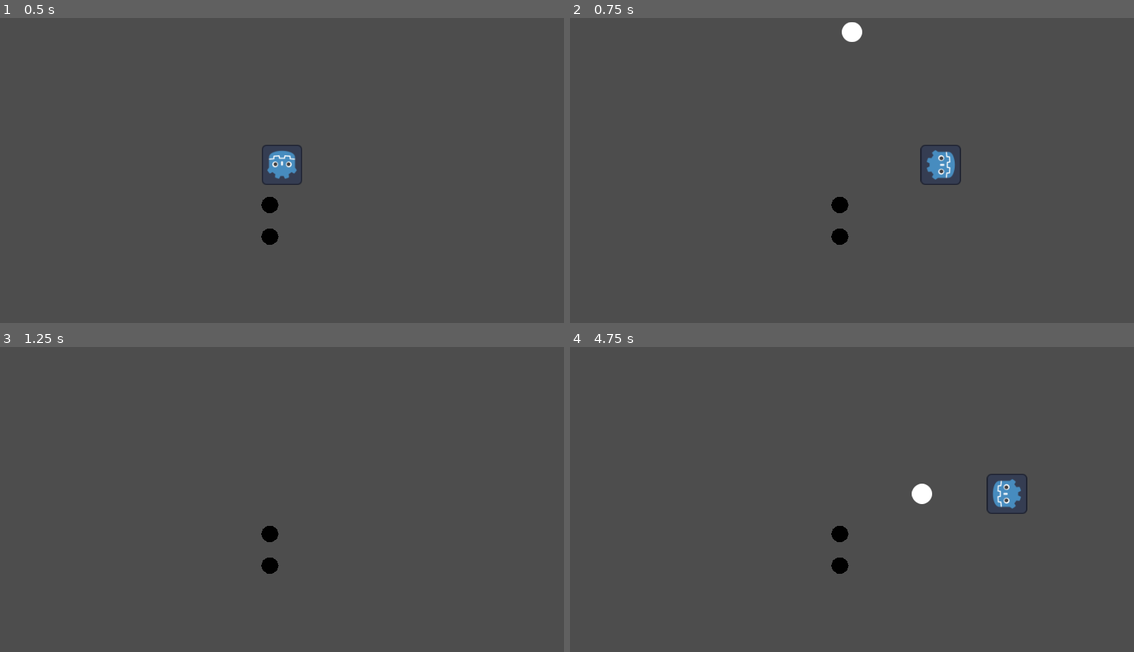
Above: before the commit, frames 1-4 (two rows, left to right).
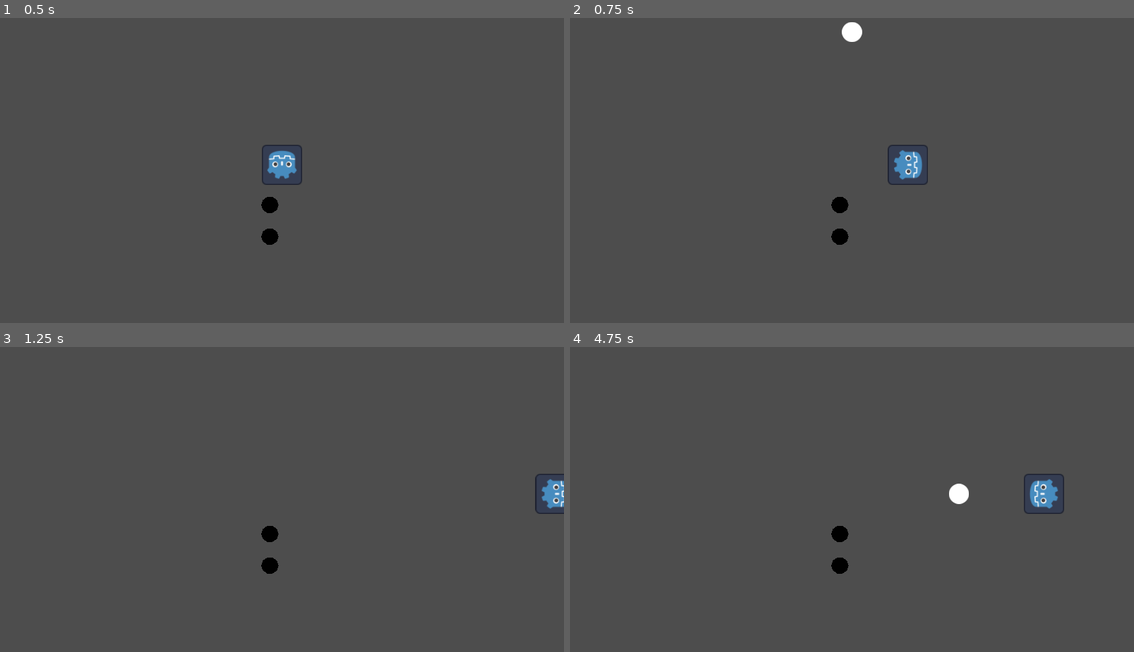
Above: after the commit, the same moments.

Repository: sticks-stuff/ggj
Game: Godot game, scene res://scenes/game_scene.tscn
Same seed, same stepped clock (60 frames per second), same inputs: the game is played once before the commit and once after it.
Inputs:
- Up to frame 1 (0.5 s): no input
- Up to frame 2 (0.75 s): tap Enter at 0.5 s; hold D (right) from 0.53 s (still down); hold Space (fire) from 0.53 s (still down)
- Up to frame 3 (1.25 s): keep holding D (right); keep holding Space (fire)
- Up to frame 4 (4.75 s): release D (right) at 1.28 s; release Space (fire) at 1.28 s; hold S (down) 1.28-2.03 s; tap Space (fire) at 1.35, 2, 2.85, 3.5, 4.35 s; hold D (right) 2.03-2.78 s; hold Space (fire) 2.03-2.78 s; tap Enter at 2.75, 4.25 s; hold W (up) 2.78-3.53 s; hold Space (fire) 3.53-4.28 s; hold A (left) from 3.53 s (still down)

Frame 1 is identical in both runs. In frame 2, 0.9% of the frame differs, in the area x 56-70%, y 41-55%; in frame 3, 0.4%; in frame 4, 1.4%, in the area x 60-88%, y 41-55%.

Commit message:
smooth player velocity

Diff:
--- a/scripts/player/player.gd
+++ b/scripts/player/player.gd
@@ -8,7 +8,7 @@
 var direction = Vector3.ZERO
 
 func _physics_process(delta):
-
+	var curSpeed = speed
 	if Input.is_action_pressed("right"):
 		direction.x += 1
 	if Input.is_action_pressed("left"):
@@ -18,21 +18,23 @@
 	if Input.is_action_pressed("up"):
 		direction.z -= 1
 	if not Input.is_action_pressed("right") and not Input.is_action_pressed("left") and not Input.is_action_pressed("down") and not Input.is_action_pressed("up"): # this sucks
-		speed = 0
+		curSpeed = 0
 	else:
-		speed = 14
+		curSpeed = speed
 
 	if direction != Vector3.ZERO:
 		direction = direction.normalized()
-		#$Pivot.basis = Basis.looking_at(direction)
 		look_at(global_transform.origin + direction, Vector3.UP)
 
 	# Ground Velocity
-	target_velocity.x = direction.x * speed
-	target_velocity.z = direction.z * speed
+	target_velocity.x = direction.x * curSpeed
+	target_velocity.z = direction.z * curSpeed
+
+	# Smooth the velocity
+	velocity.x = lerp(velocity.x, target_velocity.x, (delta * 10)) # magic number 10 :)
+	velocity.z = lerp(velocity.z, target_velocity.z, (delta * 10))
 
 	# Moving the Character
-	velocity = target_velocity
 	move_and_slide()
 
 #### FIRE
